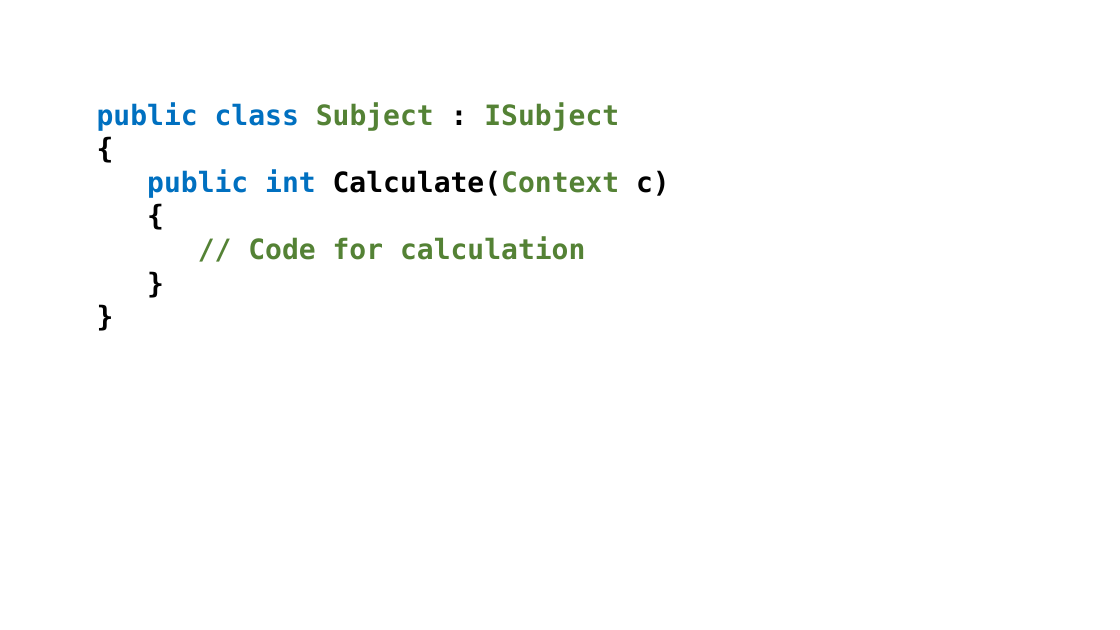
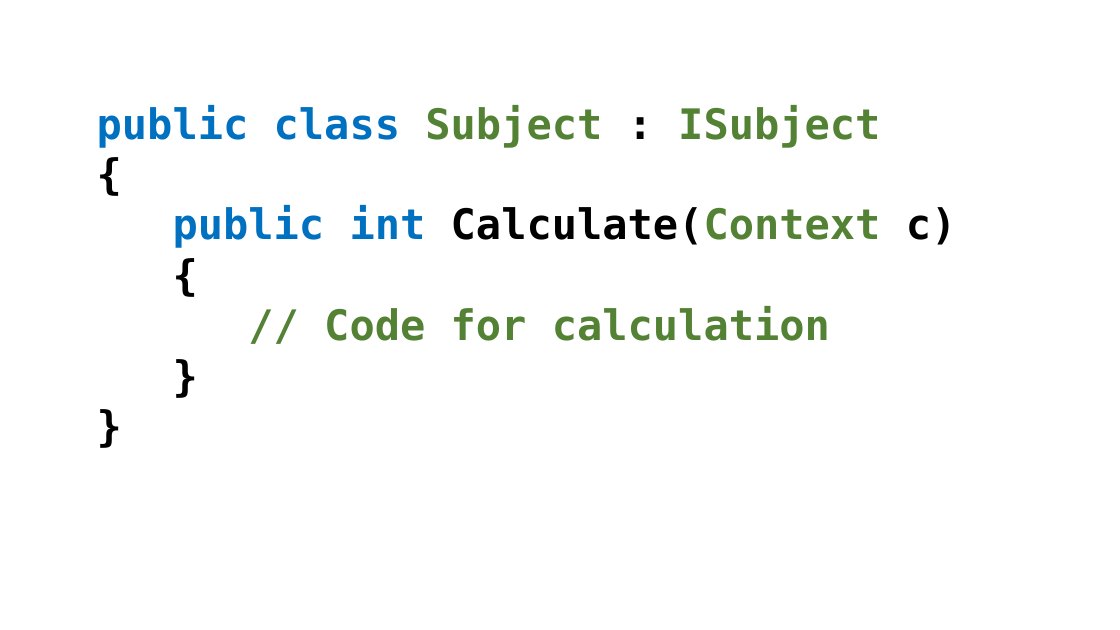
Before and after one commit to perl-easj/Laurea-materials, a slide deck: slide 8 of Pres/Patterns/Proxy.pptx. Drawn at 1120x630 pixels with LibreOffice and Linux fonts; fonts in the diff are those of the drawing. Boxes give left, top, right and bottom in pixels: in the first picture for what was removed or moved away, otherwise in the second. Text is boxed around its words. In the diff, an @@ line names an element or a change of style, - is before the commit and + after.

```diff
--- a/Pres/Patterns/Proxy.pptx
+++ b/Pres/Patterns/Proxy.pptx
@@ text "public class Subject : ISubject" at [97,105,957,341]: size 24 to 36 pt @@
```
Also in this commit, not shown: 2 other slides changed, 3 slides added, 7 other files.
